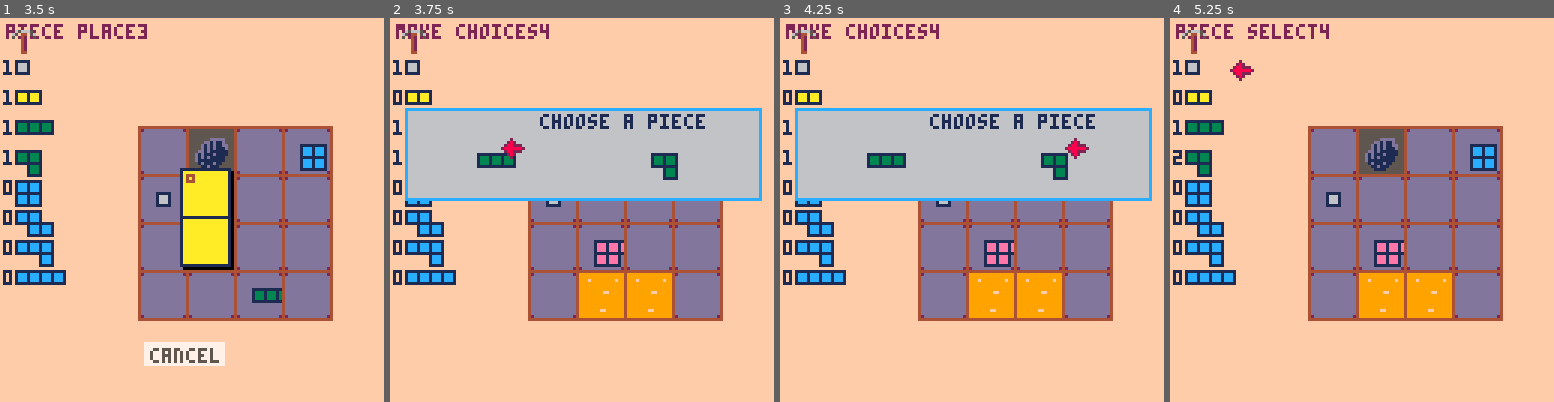
Above: before the commit, frames 1-4 (left to right).
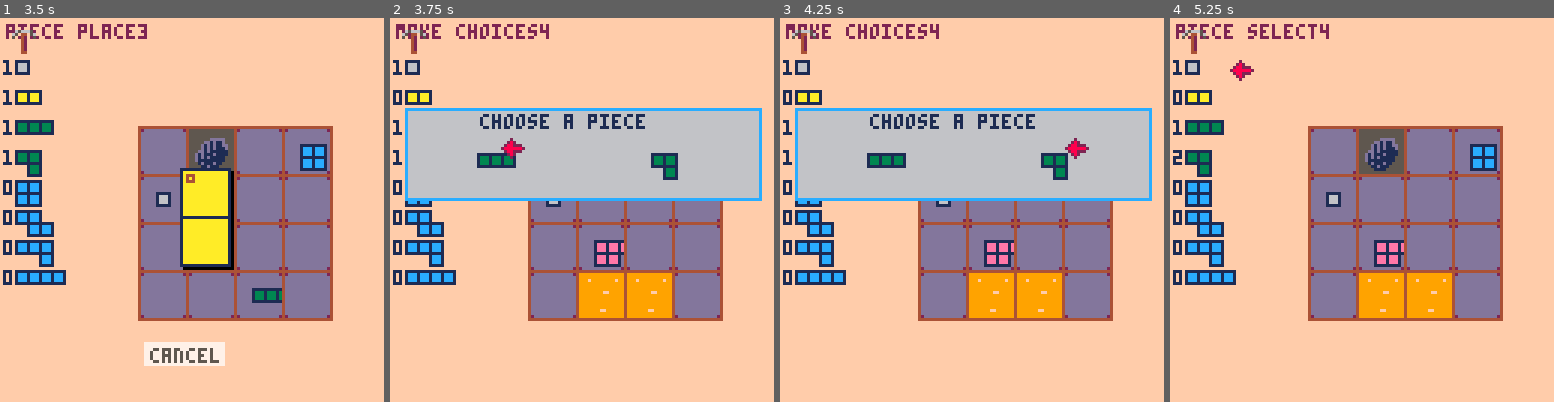
Above: after the commit, the same moments.

Repository: m-r-hunt/Pico-8-Carts
Game: PICO-8 cartridge bprk.p8
The game is run twice, just before and just after one commit, with the same random seed, the same clock (stepped at 60 frames per second) and the same inputs.
Inputs:
- Up to frame 1 (3.5 s): tap O (Z key) at 0.33, 1.07, 2.22 s; tap Down at 0.7 s; tap X (X key) at 1.43, 2.07, 2.82 s; hold Up 1.97-2.63 s; hold Right 2.68-3.02 s; hold Down from 3.07 s (still down)
- Up to frame 2 (3.75 s): tap X (X key) at 3.57 s; tap O (Z key) at 3.72 s; release Down at 3.73 s
- Up to frame 3 (4.25 s): hold Left 3.78-4.12 s; hold Up from 4.17 s (still down)
- Up to frame 4 (5.25 s): tap X (X key) at 4.32, 5.07 s; release Up at 4.5 s; hold Left 4.55-5.05 s; hold Right from 5.1 s (still down); tap O (Z key) at 5.22 s

Frame 1 is identical in both runs. In frame 2, 1.0% of the frame differs, in the area x 23-83%, y 25-29%; in frame 3, 1.0%; in frame 4, nothing differs.

Commit message:
Fix choice text alignment

Diff:
--- a/bprk.p8
+++ b/bprk.p8
@@ -476,7 +476,7 @@
 	if #choices>1 then
 		str=str.."("..choicen.."/"..#choices..")"
 	end
-	print(str,50,32)
+	print(str,30,32)
 end
 
 function _draw()
